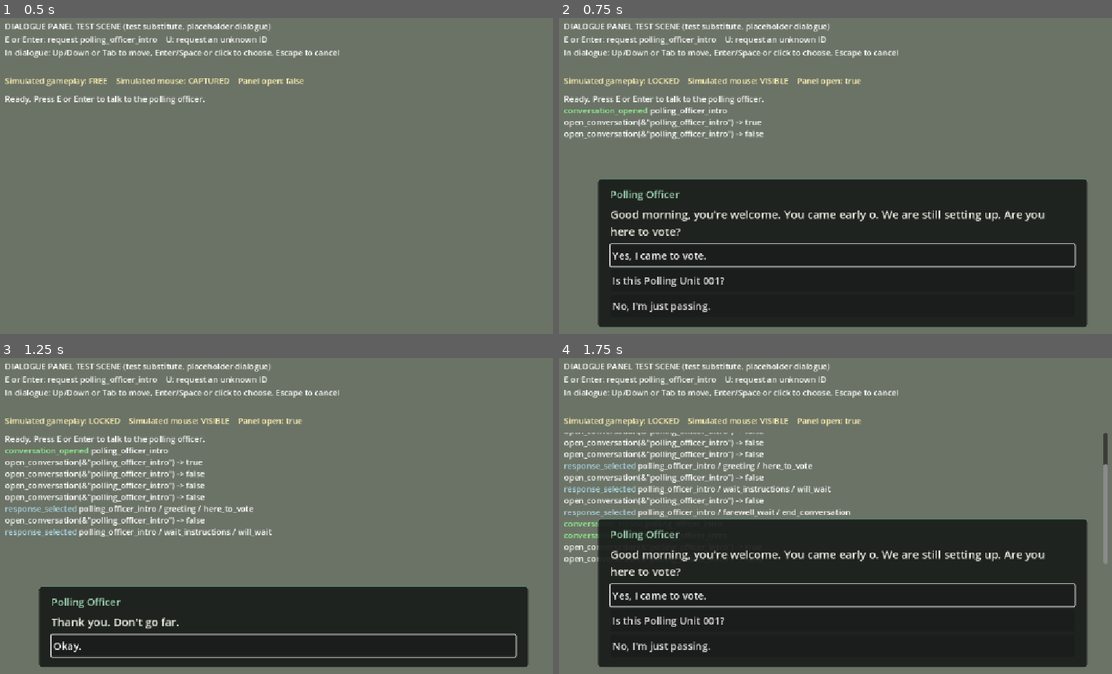
Above: before the commit, frames 1-4 (two rows, left to right).
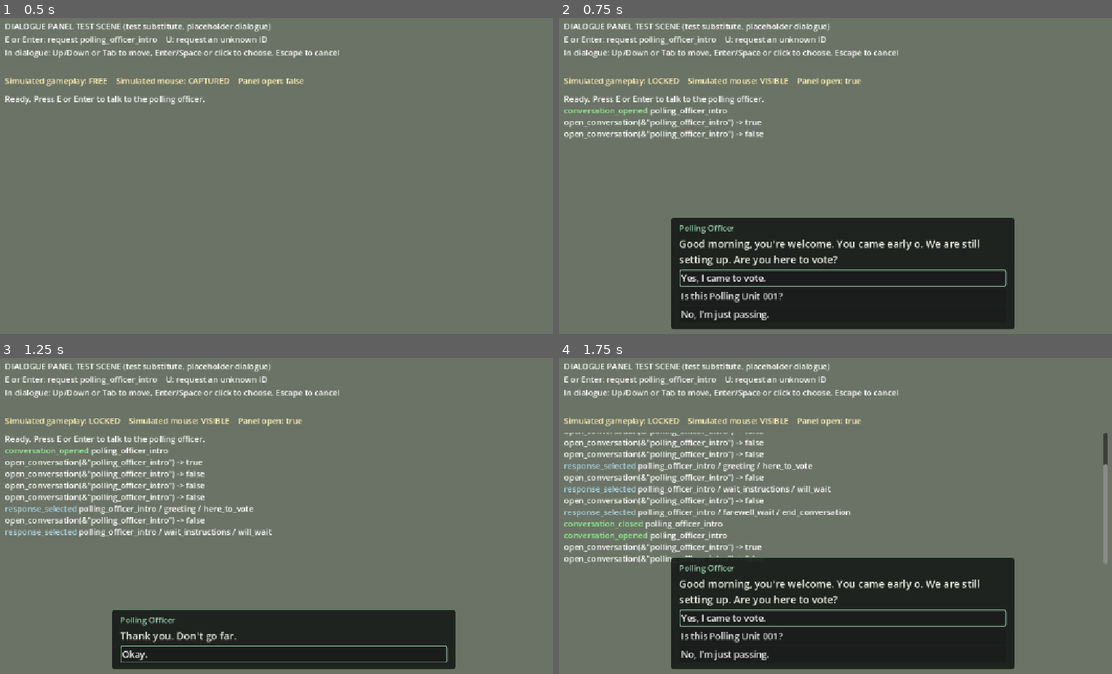
Above: after the commit, the same moments.

Repository: Favy-source/election-wahala
Game: Godot game, scene res://tests/dialogue/dialogue_panel_test.tscn
The game is run twice, just before and just after one commit, with the same random seed, the same clock (stepped at 60 frames per second) and the same inputs. This scene is started directly instead of the project's main scene.
Inputs (mouse positions are in pixels of both pictures, inside the frame that each line leads up to):
- Up to frame 1 (0.5 s): no input
- Up to frame 2 (0.75 s): tap Enter (ui_accept) at 0.5 s; move the mouse to (968, 160) at 0.52 s; hold D (move_right) from 0.53 s (still down); hold E (interact) from 0.53 s (still down); click (968, 160) at 0.67 s
- Up to frame 3 (1.25 s): keep holding D (move_right); keep holding E (interact); tap Enter (ui_accept) at 0.77, 0.8, 1.07 s
- Up to frame 4 (1.75 s): move the mouse to (724, 531) at 1.27 s; release D (move_right) at 1.28 s; release E (interact) at 1.28 s; hold Down (ui_down) from 1.28 s (still down); tap Enter (ui_accept) at 1.35, 1.52 s; click (724, 531) at 1.42 s; tap E (interact) at 1.55 s

Frame 1 is identical in both runs. In frame 2, 23% of the frame differs, in the area x 6-96%, y 51-99%; in frame 3, 13%; in frame 4, 23%.

Commit message:
Add dialogue layout preview tools and associated assets
- Introduced scripts for capturing dialogue layout previews in Godot.
- Added `capture_test_scene.gd` for testing the dialogue panel with a screenshot output.
- Implemented `capture_courtyard.gd` for interaction testing in a courtyard scene.
- Created JSON files for layout stress testing and many-choice scenarios.
- Included a new texture import configuration for a preview image.
- Documented usage instructions in `README.md` for clarity on running the preview tools.

Diff:
--- a/scenes/ui/dialogue_panel.tscn
+++ b/scenes/ui/dialogue_panel.tscn
@@ -3,17 +3,32 @@
 [ext_resource type="Script" path="res://scripts/dialogue/dialogue_panel.gd" id="1_panel"]
 
 [sub_resource type="StyleBoxFlat" id="StyleBox_Frame"]
-content_margin_left = 24.0
-content_margin_top = 18.0
-content_margin_right = 24.0
-content_margin_bottom = 20.0
+content_margin_left = 16.0
+content_margin_top = 10.0
+content_margin_right = 16.0
+content_margin_bottom = 12.0
 bg_color = Color(0.09, 0.11, 0.1, 0.92)
-border_width_top = 3
+border_width_top = 2
 border_color = Color(0.36, 0.52, 0.43, 1)
 corner_radius_top_left = 6
 corner_radius_top_right = 6
 corner_radius_bottom_right = 6
 corner_radius_bottom_left = 6
+
+[sub_resource type="StyleBoxFlat" id="StyleBox_ResponseFocus"]
+draw_center = false
+border_width_left = 2
+border_width_top = 2
+border_width_right = 2
+border_width_bottom = 2
+border_color = Color(0.62, 0.82, 0.69, 1)
+corner_radius_top_left = 3
+corner_radius_top_right = 3
+corner_radius_bottom_right = 3
+corner_radius_bottom_left = 3
+
+[sub_resource type="Theme" id="Theme_Panel"]
+Button/styles/focus = SubResource("StyleBox_ResponseFocus")
 
 [node name="DialoguePanel" type="Control"]
 layout_mode = 3
@@ -22,41 +37,53 @@
 anchor_bottom = 1.0
 grow_horizontal = 2
 grow_vertical = 2
+theme = SubResource("Theme_Panel")
 script = ExtResource("1_panel")
 
 [node name="Frame" type="PanelContainer" parent="."]
+unique_name_in_owner = true
 layout_mode = 1
 anchors_preset = -1
-anchor_left = 0.08
+anchor_left = 0.5
 anchor_top = 1.0
-anchor_right = 0.92
+anchor_right = 0.5
 anchor_bottom = 1.0
-offset_top = -24.0
-offset_bottom = -24.0
+offset_left = -340.0
+offset_top = -20.0
+offset_right = 340.0
+offset_bottom = -20.0
 grow_horizontal = 2
 grow_vertical = 0
 theme_override_styles/panel = SubResource("StyleBox_Frame")
 
 [node name="Content" type="VBoxContainer" parent="Frame"]
 layout_mode = 2
-theme_override_constants/separation = 10
+theme_override_constants/separation = 6
 
 [node name="SpeakerLabel" type="Label" parent="Frame/Content"]
 unique_name_in_owner = true
 layout_mode = 2
 theme_override_colors/font_color = Color(0.62, 0.82, 0.69, 1)
-theme_override_font_sizes/font_size = 20
+theme_override_font_sizes/font_size = 16
 text = "Speaker"
 
 [node name="BodyLabel" type="Label" parent="Frame/Content"]
 unique_name_in_owner = true
 layout_mode = 2
 theme_override_colors/font_color = Color(0.93, 0.93, 0.89, 1)
-theme_override_font_sizes/font_size = 22
+theme_override_font_sizes/font_size = 20
 text = "Dialogue text"
 autowrap_mode = 3
 
-[node name="ResponseList" type="VBoxContainer" parent="Frame/Content"]
+[node name="ResponseScroll" type="ScrollContainer" parent="Frame/Content"]
 unique_name_in_owner = true
 layout_mode = 2
-theme_override_constants/separation = 6
+focus_mode = 0
+follow_focus = true
+horizontal_scroll_mode = 0
+
+[node name="ResponseList" type="VBoxContainer" parent="Frame/Content/ResponseScroll"]
+unique_name_in_owner = true
+layout_mode = 2
+size_flags_horizontal = 3
+theme_override_constants/separation = 2
--- a/scripts/dialogue/dialogue_panel.gd
+++ b/scripts/dialogue/dialogue_panel.gd
@@ -13,9 +13,15 @@
 signal conversation_closed(conversation_id: StringName)
 
 const DialogueLibrary := preload("res://scripts/dialogue/dialogue_library.gd")
-const RESPONSE_FONT_SIZE: int = 20
-## Large enough to tap comfortably on a touch screen.
-const RESPONSE_MIN_HEIGHT: float = 44.0
+const RESPONSE_FONT_SIZE: int = 18
+## Comfortable click target that keeps the box compact.
+const RESPONSE_MIN_HEIGHT: float = 34.0
+## The panel is centred near the bottom, never wider than this, and keeps at
+## least SIDE_MARGIN from each screen edge on narrow windows.
+const MAX_PANEL_WIDTH: float = 680.0
+const SIDE_MARGIN: float = 16.0
+## Share of the screen height the responses may fill before they scroll.
+const MAX_RESPONSE_HEIGHT_RATIO: float = 0.4
 
 ## Folder holding one <conversation_id>.json file per conversation.
 @export_dir var dialogue_directory: String = "res://data/dialogue"
@@ -34,10 +40,15 @@
 @onready var _speaker_label: Label = %SpeakerLabel
 @onready var _body_label: Label = %BodyLabel
 @onready var _response_list: VBoxContainer = %ResponseList
+@onready var _response_scroll: ScrollContainer = %ResponseScroll
+@onready var _frame: PanelContainer = %Frame
 
 
 func _ready() -> void:
 	hide()
+	resized.connect(_update_layout)
+	_response_list.minimum_size_changed.connect(_update_response_scroll_height)
+	_update_layout()
 
 
 func open_conversation(conversation_id: StringName) -> bool:
@@ -113,7 +124,12 @@
 		return
 	_accepting_selection = true
 	if _response_list.get_child_count() > 0:
+		# The list may still be settling its size, so follow_focus would scroll
+		# against stale geometry. Start at the top, then follow later moves.
+		_response_scroll.follow_focus = false
 		(_response_list.get_child(0) as Button).grab_focus()
+		_response_scroll.scroll_vertical = 0
+		_response_scroll.set_deferred(&"follow_focus", true)
 
 
 func _on_response_pressed(generation: int, response_id: StringName) -> void:
@@ -139,6 +155,20 @@
 		button.queue_free()
 
 
+func _update_layout() -> void:
+	var width := minf(size.x - SIDE_MARGIN * 2.0, MAX_PANEL_WIDTH)
+	_frame.offset_left = -width / 2.0
+	_frame.offset_right = width / 2.0
+	_update_response_scroll_height()
+
+
+## Shows every response when they fit; past the height limit the list scrolls,
+## and follow_focus keeps the focused response visible.
+func _update_response_scroll_height() -> void:
+	var needed := _response_list.get_combined_minimum_size().y
+	_response_scroll.custom_minimum_size.y = minf(needed, size.y * MAX_RESPONSE_HEIGHT_RATIO)
+
+
 ## Up from the first response wraps to the last, and down from the last to the first.
 func _link_focus_loop() -> void:
 	var count := _response_list.get_child_count()
--- /dev/null
+++ b/tests/dialogue/preview/capture_courtyard.gd
@@ -0,0 +1,69 @@
+extends SceneTree
+## Scratch-only courtyard check. Args after "--": out=<png> mode=open|click|keys|scroll [stress=<dir>]
+
+var selected: Array = []
+
+func _initialize() -> void:
+	_go.call_deferred()
+
+func _action(name: StringName, pressed: bool) -> void:
+	var e := InputEventAction.new(); e.action = name; e.pressed = pressed
+	root.push_input(e)
+
+func _mouse_button(pos: Vector2, button: MouseButton, pressed: bool) -> void:
+	var e := InputEventMouseButton.new(); e.button_index = button; e.pressed = pressed
+	e.position = pos; e.global_position = pos
+	root.push_input(e, true)
+
+func _frames(n: int) -> void:
+	for i in n: await process_frame
+
+func _go() -> void:
+	var args := {}
+	for a in OS.get_cmdline_user_args():
+		var kv := a.split("=", true, 1); args[kv[0]] = kv[1] if kv.size() > 1 else ""
+	var mode: String = args.get("mode", "open")
+	var scene: Node = load("res://tests/integration/interaction_dialogue_playtest.tscn").instantiate()
+	root.add_child(scene)
+	var player: CharacterBody3D = scene.get_node("PollingUnit/Player")
+	var panel = scene.get_node("DialogueLayer/DialoguePanel")
+	panel.response_selected.connect(func(c, n, r): selected.append([n, r]))
+	# Stand within interaction range, looking past the player at the officer (x 3.8).
+	player.global_position = Vector3(2.3, 1.0, 1.5)
+	player.get_node("CameraPivot").rotation.y = -PI / 4.0
+	await _frames(30)
+	if mode == "scroll":
+		panel.dialogue_directory = args.stress
+		print("open layout_many: ", panel.open_conversation(&"layout_many"))
+	else:
+		_action(&"interact", true); await _frames(2); _action(&"interact", false)
+	await _frames(6)
+	print("panel open: ", panel.is_conversation_open(), "  mouse mode: ", Input.mouse_mode)
+	var list: Node = panel.get_node("%ResponseList")
+	if mode == "click":
+		var target: Control = list.get_node("Response_ask_unit")
+		var pos := target.get_global_rect().get_center()
+		var m := InputEventMouseMotion.new(); m.position = pos; m.global_position = pos; root.push_input(m, true)
+		await _frames(2)
+		_mouse_button(pos, MOUSE_BUTTON_LEFT, true); await _frames(2); _mouse_button(pos, MOUSE_BUTTON_LEFT, false)
+		await _frames(6)
+		print("after click selected=", selected, " body='", panel.get_node("%BodyLabel").text.left(40), "...'")
+	elif mode == "keys":
+		_action(&"ui_down", true); _action(&"ui_down", false); await _frames(3)
+		print("focus after Down: ", root.gui_get_focus_owner().name)
+		_action(&"ui_accept", true); await _frames(2); _action(&"ui_accept", false); await _frames(6)
+		print("after Enter selected=", selected, " body='", panel.get_node("%BodyLabel").text.left(40), "...'")
+	elif mode == "scroll":
+		var scroll: ScrollContainer = panel.get_node("%ResponseScroll")
+		var pos := scroll.get_global_rect().get_center()
+		var before := scroll.scroll_vertical
+		for i in 3:
+			_mouse_button(pos, MOUSE_BUTTON_WHEEL_DOWN, true); _mouse_button(pos, MOUSE_BUTTON_WHEEL_DOWN, false)
+			await _frames(2)
+		print("wheel scroll: ", before, " -> ", scroll.scroll_vertical, " (list ", list.size.y, " px, view ", scroll.size.y, " px)")
+	await _frames(4)
+	await RenderingServer.frame_post_draw
+	root.get_texture().get_image().save_png(args.out)
+	var frame: Control = panel.get_node("%Frame")
+	print("saved ", args.out.get_file(), " window=", root.size, " logical=", root.get_visible_rect().size, " frame=", frame.size)
+	quit()
--- /dev/null
+++ b/tests/dialogue/preview/capture_test_scene.gd
@@ -0,0 +1,30 @@
+extends SceneTree
+## Scratch preview capture: opens the dialogue test scene, opens a
+## conversation and saves a screenshot. Args after "--": out=<png> [stress=<dir>]
+
+func _initialize() -> void:
+	_go.call_deferred()
+
+func _go() -> void:
+	var args := {}
+	for a in OS.get_cmdline_user_args():
+		var kv := a.split("=", true, 1)
+		args[kv[0]] = kv[1] if kv.size() > 1 else ""
+	var scene: Node = load("res://tests/dialogue/dialogue_panel_test.tscn").instantiate()
+	root.add_child(scene)
+	var panel = scene.get_node("%DialoguePanel")
+	var id := &"polling_officer_intro"
+	if args.has("stress"):
+		panel.dialogue_directory = args.stress
+		id = StringName(args.get("id", "layout_stress"))
+	for i in 3: await process_frame
+	panel.open_conversation(id)
+	for i in 4: await process_frame
+	if args.has("focus_last"):
+		var up := InputEventAction.new(); up.action = &"ui_up"; up.pressed = true
+		root.push_input(up)
+	for i in 6: await process_frame
+	await RenderingServer.frame_post_draw
+	root.get_texture().get_image().save_png(args.out)
+	print("saved ", args.out, " window=", root.size, " visible_rect=", root.get_visible_rect().size)
+	quit()
--- /dev/null
+++ b/tests/dialogue/preview/layout_many.json
@@ -0,0 +1,69 @@
+{
+ "schema_version": 1,
+ "conversation_id": "layout_many",
+ "content_status": "placeholder",
+ "speakers": {
+  "polling_officer": {
+   "display_name": "Polling Officer"
+  }
+ },
+ "start_node": "many",
+ "nodes": {
+  "many": {
+   "speaker": "polling_officer",
+   "text": "Layout test only: ten choices, to check that the list scrolls instead of covering the screen.",
+   "responses": [
+    {
+     "id": "choice_01",
+     "text": "Choice 1.",
+     "end": true
+    },
+    {
+     "id": "choice_02",
+     "text": "Choice 2.",
+     "end": true
+    },
+    {
+     "id": "choice_03",
+     "text": "Choice 3, with extra words so this one wraps inside its button on a narrow window.",
+     "end": true
+    },
+    {
+     "id": "choice_04",
+     "text": "Choice 4.",
+     "end": true
+    },
+    {
+     "id": "choice_05",
+     "text": "Choice 5.",
+     "end": true
+    },
+    {
+     "id": "choice_06",
+     "text": "Choice 6, with extra words so this one wraps inside its button on a narrow window.",
+     "end": true
+    },
+    {
+     "id": "choice_07",
+     "text": "Choice 7.",
+     "end": true
+    },
+    {
+     "id": "choice_08",
+     "text": "Choice 8.",
+     "end": true
+    },
+    {
+     "id": "choice_09",
+     "text": "Choice 9, with extra words so this one wraps inside its button on a narrow window.",
+     "end": true
+    },
+    {
+     "id": "choice_10",
+     "text": "Choice 10.",
+     "end": true
+    }
+   ]
+  }
+ }
+}
--- /dev/null
+++ b/tests/dialogue/preview/layout_stress.json
@@ -0,0 +1,11 @@
+{"schema_version": 1, "conversation_id": "layout_stress", "content_status": "placeholder",
+ "speakers": {"polling_officer": {"display_name": "Polling Officer"}},
+ "start_node": "long",
+ "nodes": {"long": {"speaker": "polling_officer",
+   "text": "Layout stress test only. This line is deliberately long so it has to wrap across several lines: we are still arranging the canopy, the table and the chairs, and when everything is ready we will announce it so that everybody waiting under the shade can hear it clearly.",
+   "responses": [
+     {"id": "a", "text": "A deliberately long response choice that should wrap onto a second line rather than being cut off at the edge of the box.", "end": true},
+     {"id": "b", "text": "Second choice.", "end": true},
+     {"id": "c", "text": "Third choice, also somewhat longer than usual to check wrapping inside the button.", "end": true},
+     {"id": "d", "text": "Fourth choice.", "end": true},
+     {"id": "e", "text": "Fifth choice, to check that many options stay reachable on a small window.", "end": true}]}}}
Not shown, added: docs/previews/.gdignore
Binary file added: docs/previews/courtyard_check/base.png
Not shown, added: tests/dialogue/preview/capture_courtyard.gd.uid
Not shown, added: tests/dialogue/preview/capture_test_scene.gd.uid
Not shown, changed: docs/dialogue/DIALOGUE_PANEL.md
Not shown, added: docs/previews/.gitignore
Not shown, added: docs/previews/courtyard_review.md
Not shown, added: tests/dialogue/preview/README.md
